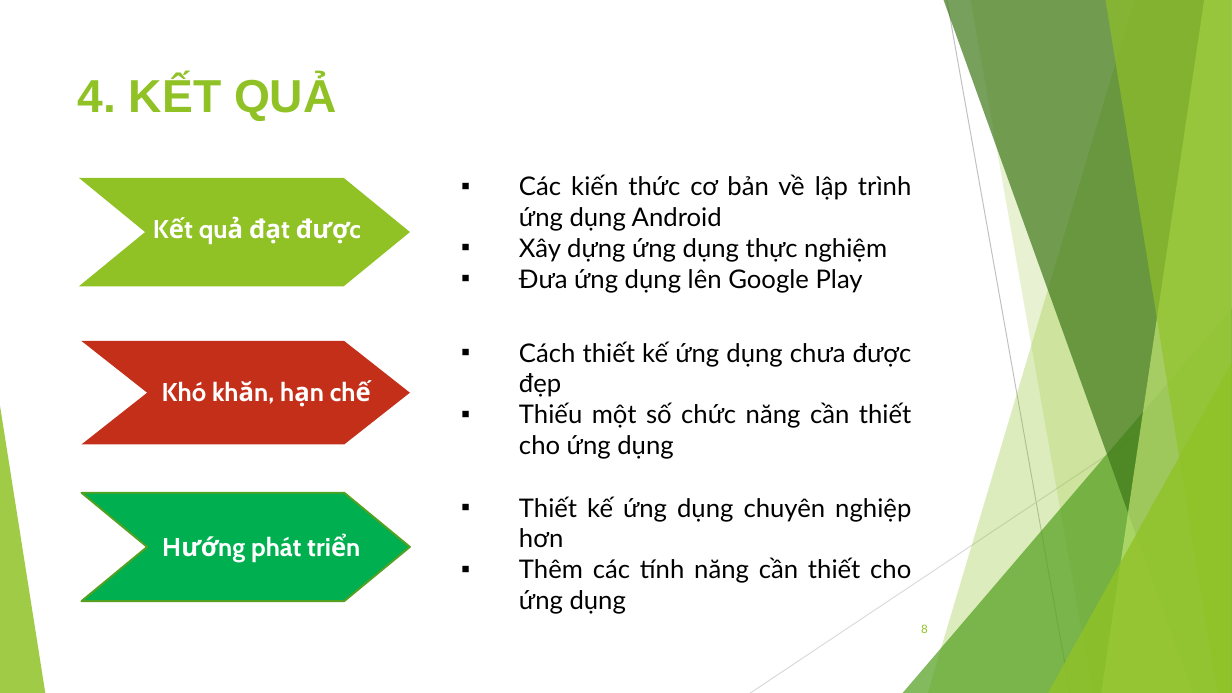
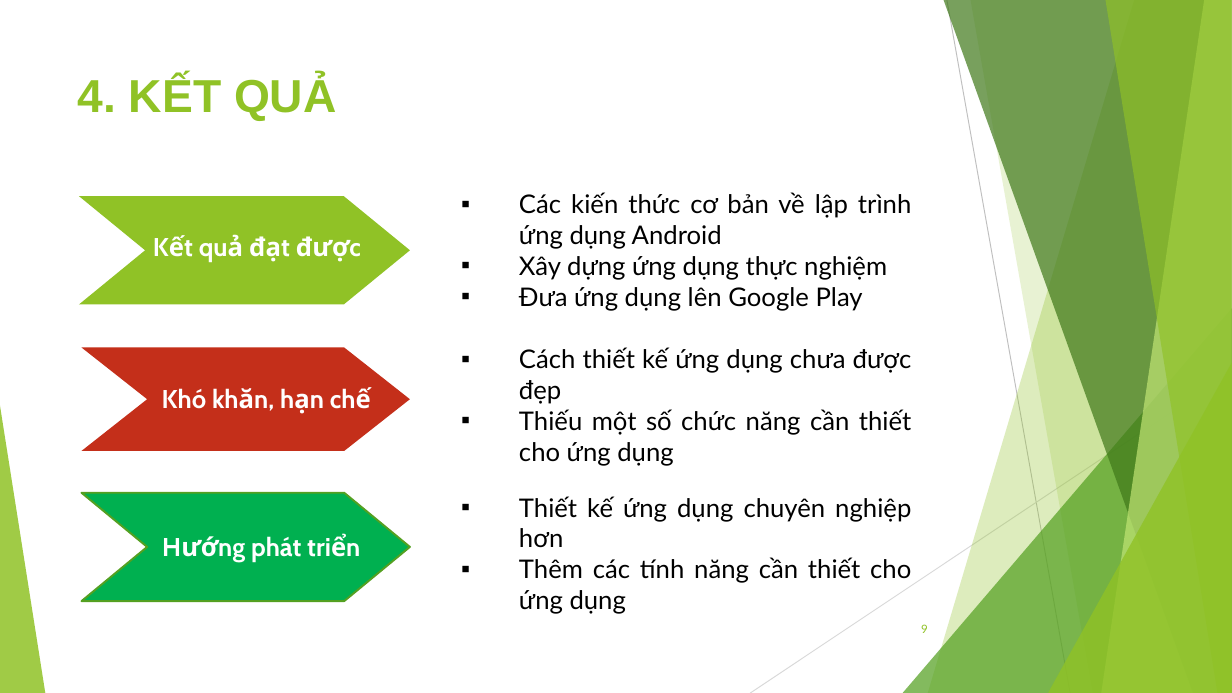
Before and after one commit to jangkyavn/BuiHoangAnh_1412101114, a slide deck: slide 9 of pp_BuiHoangAnh_1412101114.pptx (slide 8 before the commit). Drawn at 1232x693 pixels with LibreOffice and Linux fonts; fonts in the diff are those of the drawing. Boxes give left, top, right and bottom in pixels: in the first picture for what was removed or moved away, otherwise in the second. Text is boxed around its words. In the diff, an @@ line names an element or a change of style, - is before the commit and + after.

```diff
--- a/pp_BuiHoangAnh_1412101114.pptx
+++ b/pp_BuiHoangAnh_1412101114.pptx
@@ 2 texts, 1 freeform shape: place and size @@
-2 texts, 1 freeform shape at [79, 174, 911, 293]
+2 texts, 1 freeform shape at [79, 192, 911, 311]
@@ 2 texts, 1 freeform shape: place and size @@
-2 texts, 1 freeform shape at [81, 341, 912, 459]
+2 texts, 1 freeform shape at [81, 347, 912, 466]
@@ page number at [921, 624, 928, 633]: text changed @@
-8
+9
```
Also in this commit, not shown: 6 other slides changed, 1 slide added, 2 other files.
